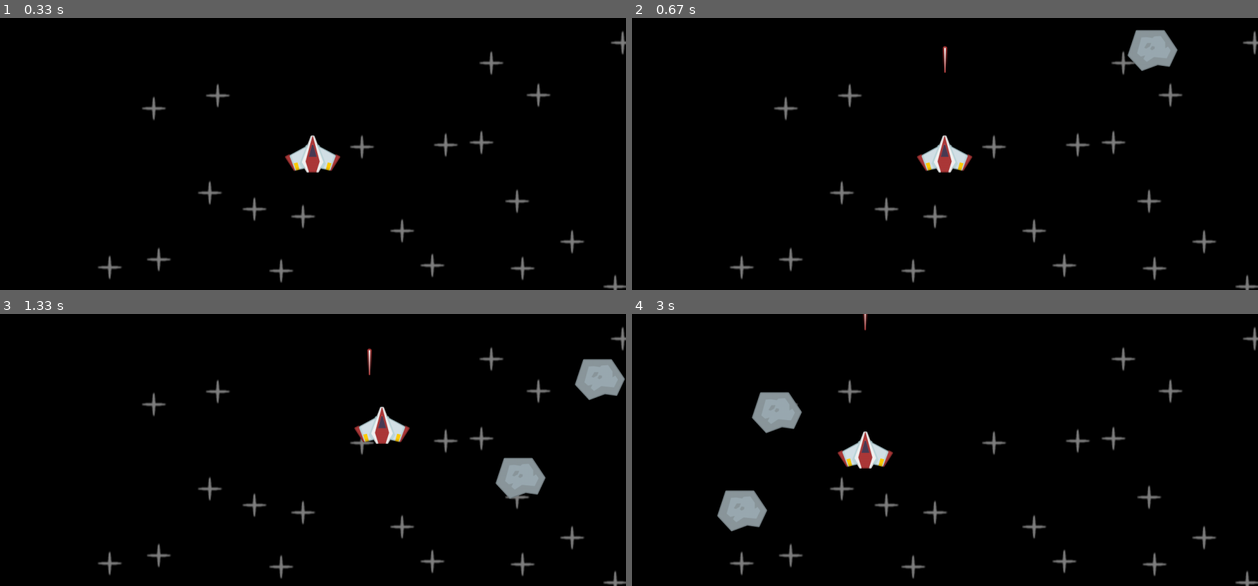
Above: before the commit, frames 1-4 (two rows, left to right).
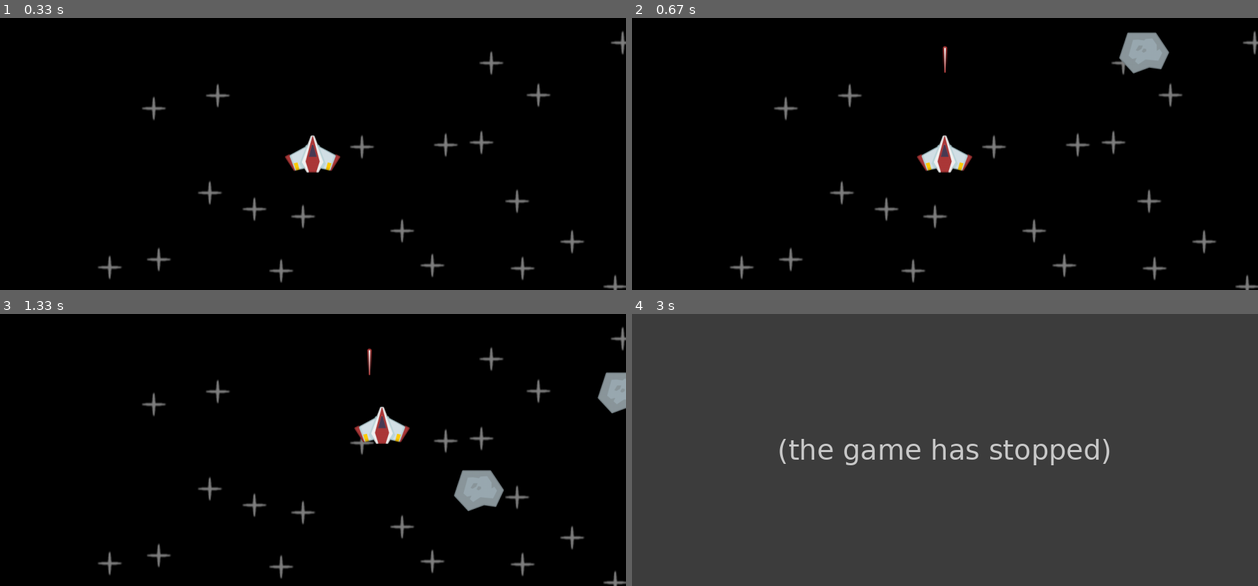
Above: after the commit, the same moments.

Repository: 7IronSnow7/Pygame
Game: pygame game, started from spaceshooter/main.py
Two runs of this game, one before a commit and one after it. Both use one fixed random seed, a clock stepped at 60 frames per second and the inputs below.
Inputs:
- Up to frame 1 (0.33 s): no input
- Up to frame 2 (0.67 s): tap Space at 0.33 s
- Up to frame 3 (1.33 s): hold Right 0.67-1.13 s; tap Space at 0.73, 1.03, 1.23 s; hold Up from 1.17 s (still down)
- Up to frame 4 (3 s): release Up at 1.47 s; hold Left 1.5-1.97 s; tap Space at 1.57, 1.87, 2.07, 2.37, 2.63 s; hold Left 2-2.53 s; hold Down 2.57-2.87 s

Frame 1 is identical in both runs. In frame 2, 0.5% of the frame differs, in the area x 77-88%, y 4-21%; in frame 3, 2.7%; in frame 4, 99%, in the area x 0-100%, y 0-100%.
After the commit the program exited at 2.92 s; later frames show no game.

Commit message:
Added new mechanics to the game

Diff:
--- a/spaceshooter/main.py
+++ b/spaceshooter/main.py
@@ -1,6 +1,6 @@
 import pygame
 from os.path import join
-from random import randint
+from random import randint, uniform
 
 class Player(pygame.sprite.Sprite):
     def __init__(self, groups):
@@ -31,7 +31,7 @@
 
         recent_keys = pygame.key.get_just_pressed()
         if recent_keys[pygame.K_SPACE] and self.can_shoot:
-            Laser(laser_sur, self.rect.midtop, all_sprites)
+            Laser(laser_sur, self.rect.midtop, (all_sprites, laser_sprites))
             self.can_shoot = False
             self.laser_shoot_time = pygame.time.get_ticks()
 
@@ -60,12 +60,26 @@
         self.image = surf
         self.rect = self.image.get_frect(center = pos)
         self.start_time = pygame.time.get_ticks()
-        self.lifetime = 2000
+        self.lifetime = 3000
+        self.direction = pygame.Vector2(uniform(-0.5, 0.5), 1)
+        self.speed = randint(400, 500)
 
     def update(self, dt):
-        self.rect.centery += 400 * dt
+        self.rect.center += self.direction * self.speed * dt
         if pygame.time.get_ticks() - self.start_time >= self.lifetime:
             self.kill()
+
+def collisions():
+    global running
+
+    collision_sprites = pygame.sprite.spritecollide(player, meteor_sprites, True)
+    if collision_sprites:
+        running = False
+
+    for laser in laser_sprites:
+        collided_sprites = pygame.sprite.spritecollide(laser, meteor_sprites, True)
+        if collided_sprites:
+            laser.kill()
 # General setup
 pygame.init()
 window_width, window_height = 1263, 551
@@ -82,6 +96,8 @@
 
 # sprites
 all_sprites = pygame.sprite.Group()
+meteor_sprites = pygame.sprite.Group()
+laser_sprites = pygame.sprite.Group()
 for i in range(20):
     Star(all_sprites, star_surf)
 player = Player(all_sprites)
@@ -91,6 +107,8 @@
 meteor_event = pygame.event.custom_type()
 pygame.time.set_timer(meteor_event, 500)
 
+test_rect = pygame.FRect(0, 0, 300, 600)
+
 while running:
     dt = clock.tick() / 1000
     # event loop
@@ -99,18 +117,17 @@
             running = False
         if event.type == meteor_event:
             x, y = randint(0, window_width), randint(0, 0)
-            Meteor(meteor_surface, (x, y), all_sprites)
+            Meteor(meteor_surface, (x, y), (all_sprites, meteor_sprites))
     # update
     all_sprites.update(dt)
 
     # draw the game
     display_surface.fill("black")
     all_sprites.draw(display_surface)
+
+    # print(player.rect.colliderect(test_rect))
+    collisions()
     pygame.display.update()
 
 pygame.quit()
- # 2:28:12
- # Exercise
- # Create a meteor on every meteor event
- # Destory the meteor sprite after 2 seconds
- # Complete exercise to move on
+# Time 2:53
